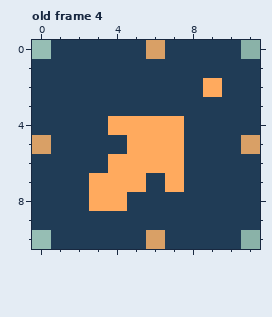
One commit to this pixel-art file: src/assets/buttons.aseprite. Above: the version before the commit.
12x11 pixels, 4 frames. Shown: old frame 4. The commit also changed other frames, which this record leaves out.
New version:
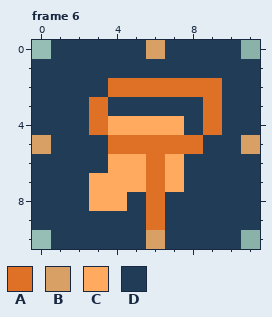
Palette (. is transparent): A #df7126  B #d9a066  C #ffaa5e  D #203c56
A new or re-ordered frame is compared with the old frame closest to it.
The commit says: :sparkles: tile-specific hud buttons
Edits made:
frames 4 -> 6
--- frame 6 is new; against old frame 4
@@ x 0..11 @@
  1 DDDDDDDDDDDD
- 2 DDDDDDDDDCDD
- 3 DDDDDDDDDDDD
- 4 DDDDCCCCDDDD
- 5 BDDDDCCCDDDB
- 6 DDDDCCCCDDDD
- 7 DDDCCCDCDDDD
- 8 DDDCCDDDDDDD
- 9 DDDDDDDDDDDD
+ 2 DDDDAAAAAADD
+ 3 DDDADDDDDADD
+ 4 DDDACCCCDADD
+ 5 BDDDAAAAADDB
+ 6 DDDDCCACDDDD
+ 7 DDDCCCACDDDD
+ 8 DDDCCDADDDDD
+ 9 DDDDDDADDDDD
 10 .DDDDDBDDDD.
Where, in picture pixels (left, top, right, bottom), the same in both pictures:
changed: (89, 78, 222, 230)
